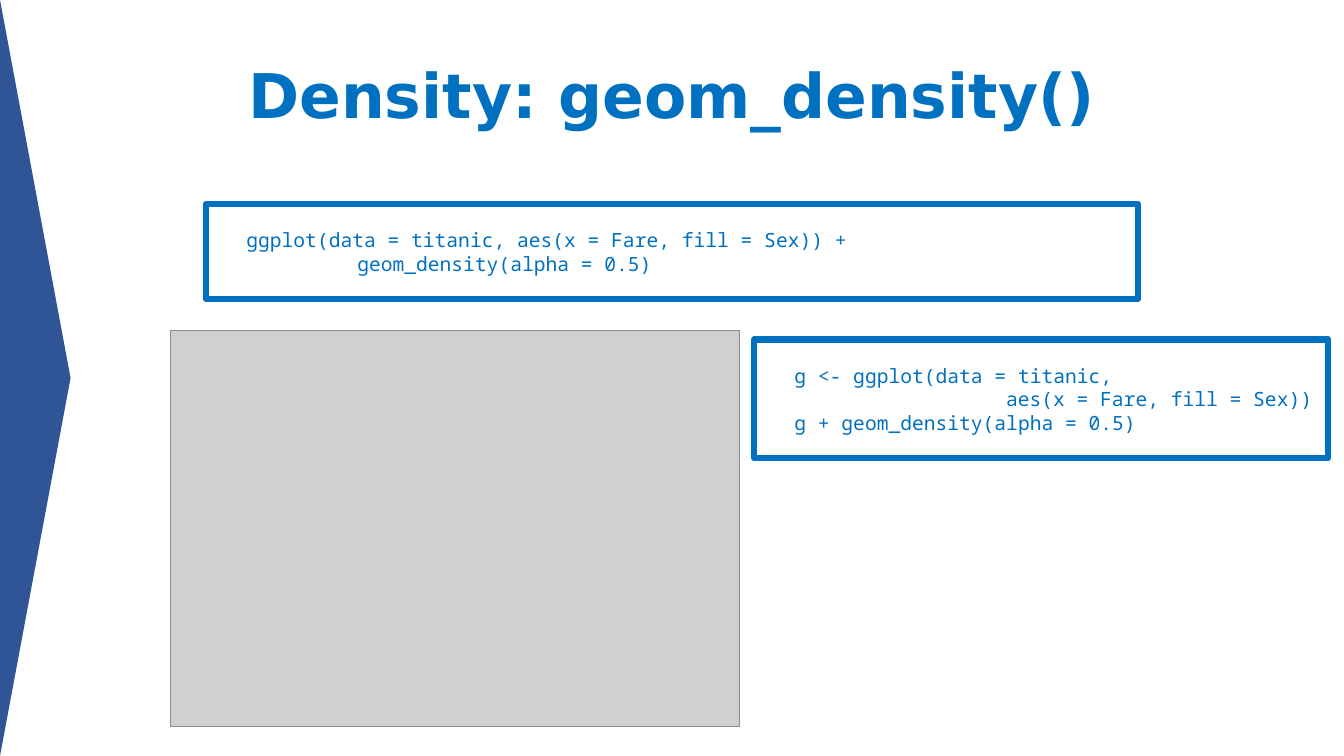
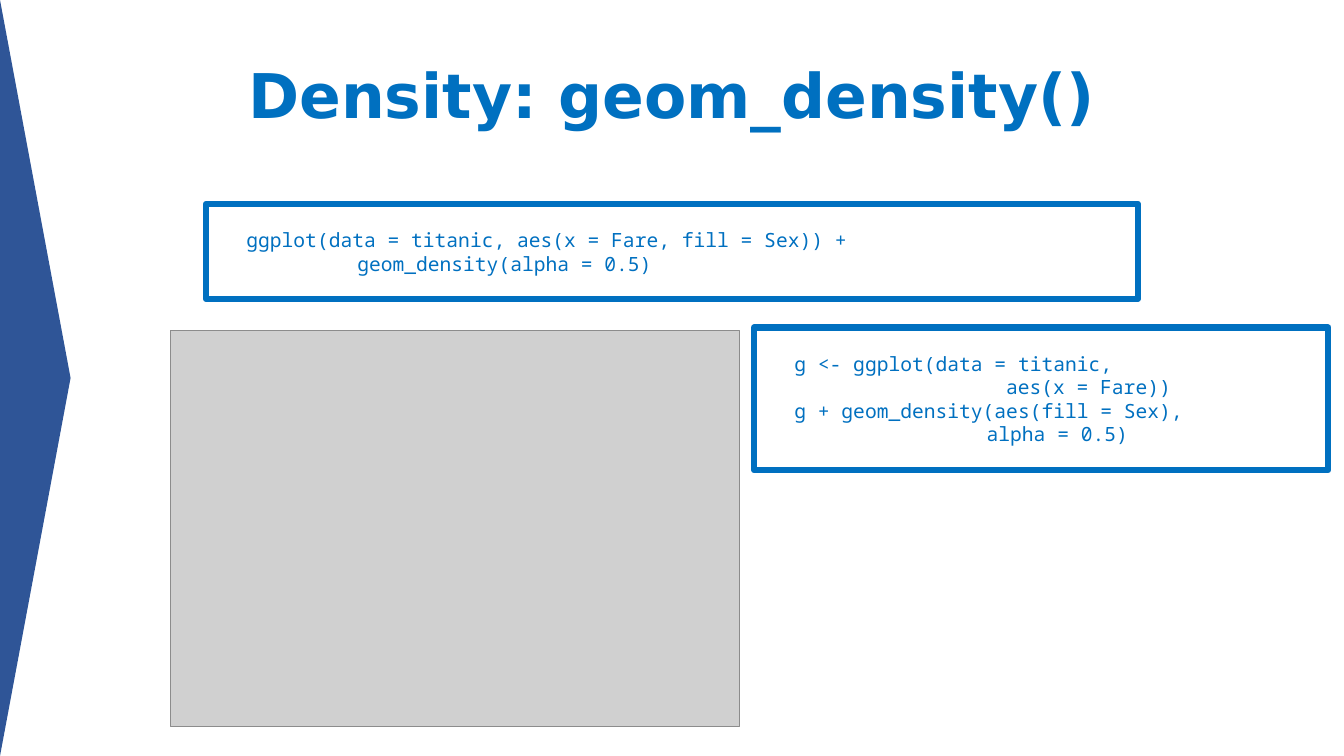
Before and after one commit to aephidayatuloh/DataViz-Introggplot2, a slide deck: slide 21 of Data Visualization - Simply but Beauty ggplot2.pptx. Drawn at 1344x756 pixels with LibreOffice and Linux fonts; fonts in the diff are those of the drawing; grey boxes stand for pictures. Boxes give left, top, right and bottom in pixels: in the first picture for what was removed or moved away, otherwise in the second. Text is boxed around its words. In the diff, an @@ line names an element or a change of style, - is before the commit and + after.

```diff
--- a/Data Visualization - Simply but Beauty ggplot2.pptx
+++ b/Data Visualization - Simply but Beauty ggplot2.pptx
@@ rectangle "g <- ggplot(data = titanic," resized from (x1=754, y1=340, x2=1329, y2=459) to (x1=754, y1=328, x2=1329, y2=470) @@
@@ text in rectangle at (x1=794, y1=380, x2=1183, y2=446): text changed @@
-      aes(x = Fare, fill = Sex))
-      g + geom_density(alpha = 0.5)
+      aes(x = Fare))
+      g + geom_density(aes(fill = Sex),
+      alpha = 0.5)
```
Also in this commit, not shown: 3 other slides changed.
